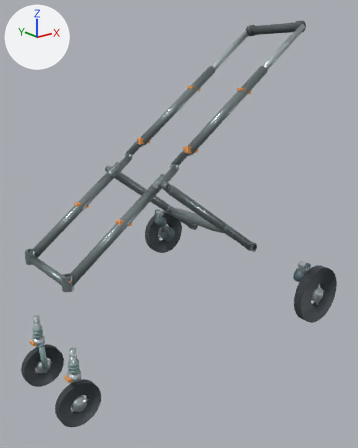
The glTF model models/no_cabin/w380_state4_wheel_S.glb as it was, and as the next commit left it.
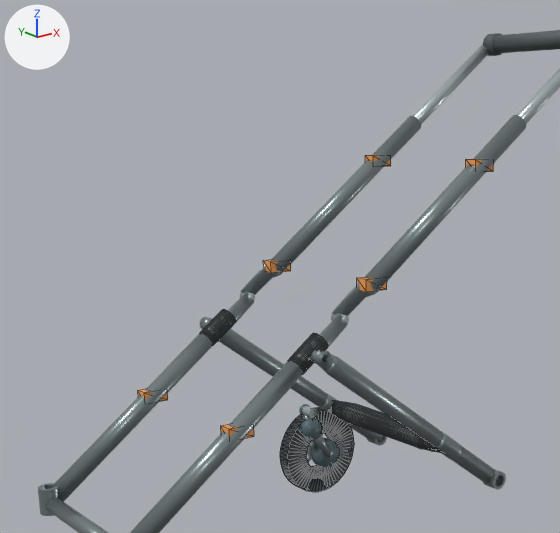
Each version appears first whole from a camera (50 mm lens) standing at (-0.501, -1.383, 0.853) and looking at (0.572, -0.042, 0.316), and next in a close-up on the part from 2% to 79% of the width and 2% to 61% of the height. The axes (+X, +Y, +Z) are drawn at upper left. The lights are the same throughout. The last two pictures show the newer version. The close-ups show mesh edges as thin lines. Where no turn or scale is listed for an object, it has been applied to the vertices.

In view in the first close-up: 'RR_tire.001', 'V46_rear_leg_-1.003', 'V46_rear_leg_1.003', 'V46_rearbar.003', 'front_fixed_round_tube.001', 'handle_slider_-1.001', 'handle_slider_1.001', 'main_lower_-1.003', 'main_lower_1.003', 'main_upper_-1.003', 'main_upper_1.003', 'round_handle.001' and 28 more.
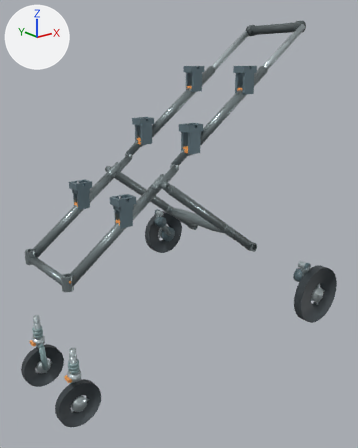
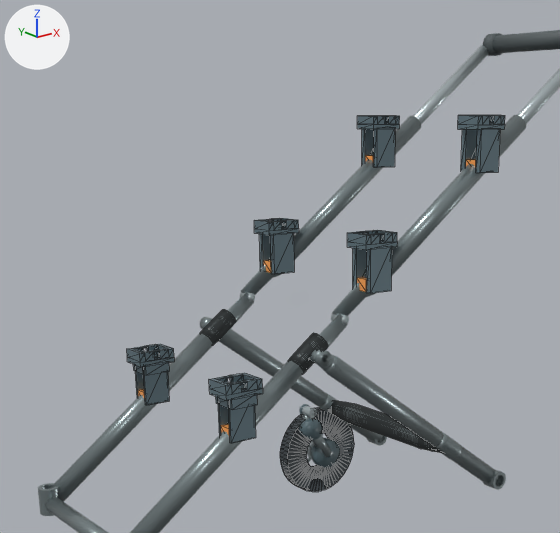
Pixel boxes [x1, y1, x2, y2] of what changed, in the close-ups (560 x 533 px):
'Universal_Cabin_Receiver_L_-1', added: after [209, 373, 263, 443]
'Universal_Cabin_Receiver_M_-1', added: after [347, 230, 397, 293]
'Universal_Cabin_Receiver_H_-1', added: after [458, 115, 505, 173]
'Universal_Cabin_Receiver_L_1', added: after [127, 344, 174, 405]
'Universal_Cabin_Receiver_M_1', added: after [254, 218, 299, 274]
'Universal_Cabin_Receiver_H_1', added: after [357, 116, 400, 167]

Diff of the bpy script that builds the scene:
```diff
--- a/models/no_cabin/w380_state4_wheel_S.glb.py
+++ b/models/no_cabin/w380_state4_wheel_S.glb.py
@@ mat_universal_cabin_receiver @@
+mat_universal_cabin_receiver = principled_material('Universal Cabin Receiver')
+mat_universal_cabin_receiver.base_color = (0.18, 0.26, 0.3)  # greyish blue #768b95
+mat_universal_cabin_receiver.metallic = 0.58
+mat_universal_cabin_receiver.roughness = 0.42
@@ me_universal_cabin_receiver_m__1 @@
+me_universal_cabin_receiver_m__1.from_pydata(...)  # 76 vertices, 156 faces; spans x 0.5147..0.5787, y -0.159..-0.111, z 0.589..0.682
+me_universal_cabin_receiver_m__1.materials.append(mat_universal_cabin_receiver)  # greyish blue #768b95
@@ me_universal_cabin_receiver_l__1 @@
+me_universal_cabin_receiver_l__1.from_pydata(...)  # 84 vertices, 168 faces; spans x 0.248..0.312, y -0.159..-0.111, z 0.389..0.482
+me_universal_cabin_receiver_l__1.materials.append(mat_universal_cabin_receiver)  # greyish blue #768b95
@@ me_universal_cabin_receiver_h__1 @@
+me_universal_cabin_receiver_h__1.from_pydata(...)  # 76 vertices, 156 faces; spans x 0.7547..0.8187, y -0.159..-0.111, z 0.769..0.862
+me_universal_cabin_receiver_h__1.materials.append(mat_universal_cabin_receiver)  # greyish blue #768b95
@@ me_universal_cabin_receiver_m_1 @@
+me_universal_cabin_receiver_m_1.from_pydata(...)  # 76 vertices, 156 faces; spans x 0.5147..0.5787, y 0.111..0.159, z 0.589..0.682
+me_universal_cabin_receiver_m_1.materials.append(mat_universal_cabin_receiver)  # greyish blue #768b95
@@ me_universal_cabin_receiver_l_1 @@
+me_universal_cabin_receiver_l_1.from_pydata(...)  # 84 vertices, 168 faces; spans x 0.248..0.312, y 0.111..0.159, z 0.389..0.482
+me_universal_cabin_receiver_l_1.materials.append(mat_universal_cabin_receiver)  # greyish blue #768b95
@@ me_universal_cabin_receiver_h_1 @@
+me_universal_cabin_receiver_h_1.from_pydata(...)  # 76 vertices, 156 faces; spans x 0.7547..0.8187, y 0.111..0.159, z 0.769..0.862
+me_universal_cabin_receiver_h_1.materials.append(mat_universal_cabin_receiver)  # greyish blue #768b95
@@ ob_universal_cabin_receiver_m__1 @@
+ob_universal_cabin_receiver_m__1 = bpy.data.objects.new('Universal_Cabin_Receiver_M_-1', me_universal_cabin_receiver_m__1)
+ob_universal_cabin_receiver_m__1.location = (0.0, 0.0, 0.0)
@@ ob_universal_cabin_receiver_l__1 @@
+ob_universal_cabin_receiver_l__1 = bpy.data.objects.new('Universal_Cabin_Receiver_L_-1', me_universal_cabin_receiver_l__1)
+ob_universal_cabin_receiver_l__1.location = (0.0, 0.0, 0.0)
@@ ob_universal_cabin_receiver_h__1 @@
+ob_universal_cabin_receiver_h__1 = bpy.data.objects.new('Universal_Cabin_Receiver_H_-1', me_universal_cabin_receiver_h__1)
+ob_universal_cabin_receiver_h__1.location = (0.0, 0.0, 0.0)
@@ ob_universal_cabin_receiver_m_1 @@
+ob_universal_cabin_receiver_m_1 = bpy.data.objects.new('Universal_Cabin_Receiver_M_1', me_universal_cabin_receiver_m_1)
+ob_universal_cabin_receiver_m_1.location = (0.0, 0.0, 0.0)
@@ ob_universal_cabin_receiver_l_1 @@
+ob_universal_cabin_receiver_l_1 = bpy.data.objects.new('Universal_Cabin_Receiver_L_1', me_universal_cabin_receiver_l_1)
+ob_universal_cabin_receiver_l_1.location = (0.0, 0.0, 0.0)
@@ ob_universal_cabin_receiver_h_1 @@
+ob_universal_cabin_receiver_h_1 = bpy.data.objects.new('Universal_Cabin_Receiver_H_1', me_universal_cabin_receiver_h_1)
+ob_universal_cabin_receiver_h_1.location = (0.0, 0.0, 0.0)
```
